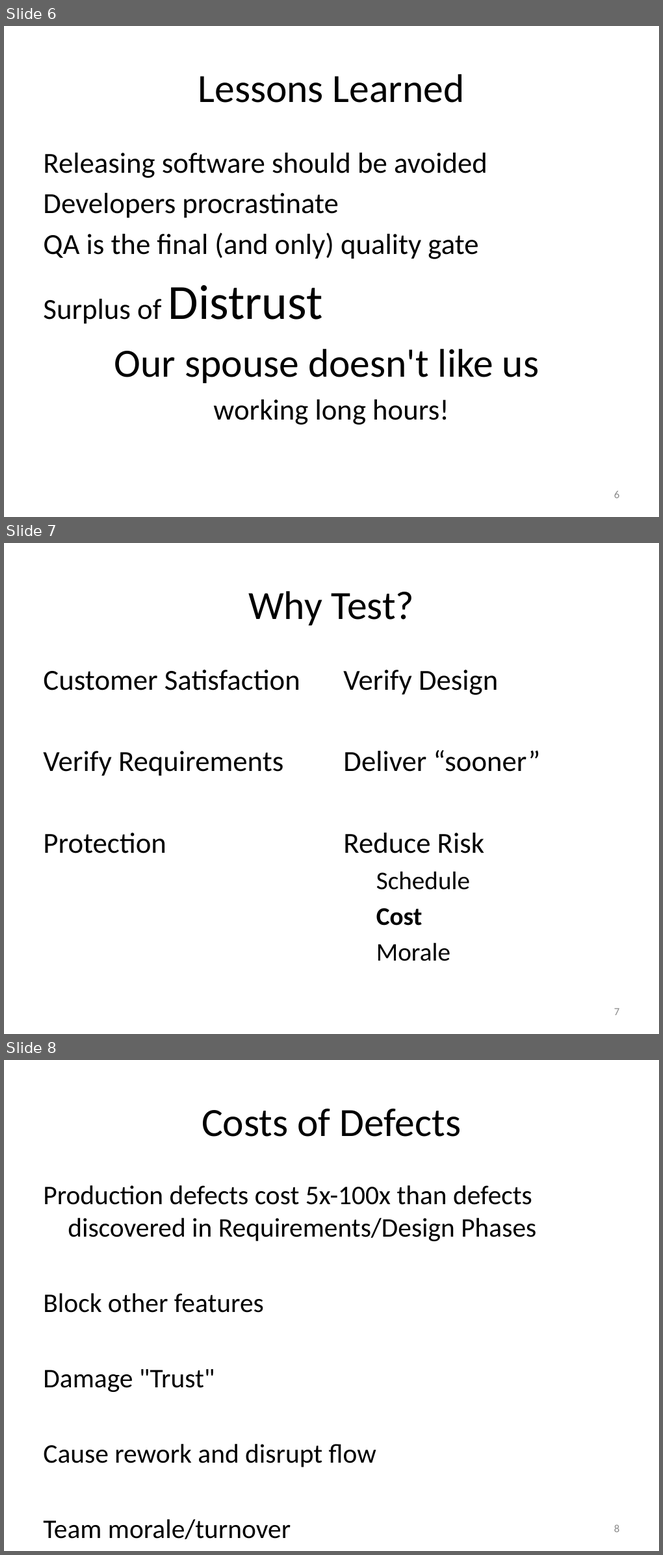
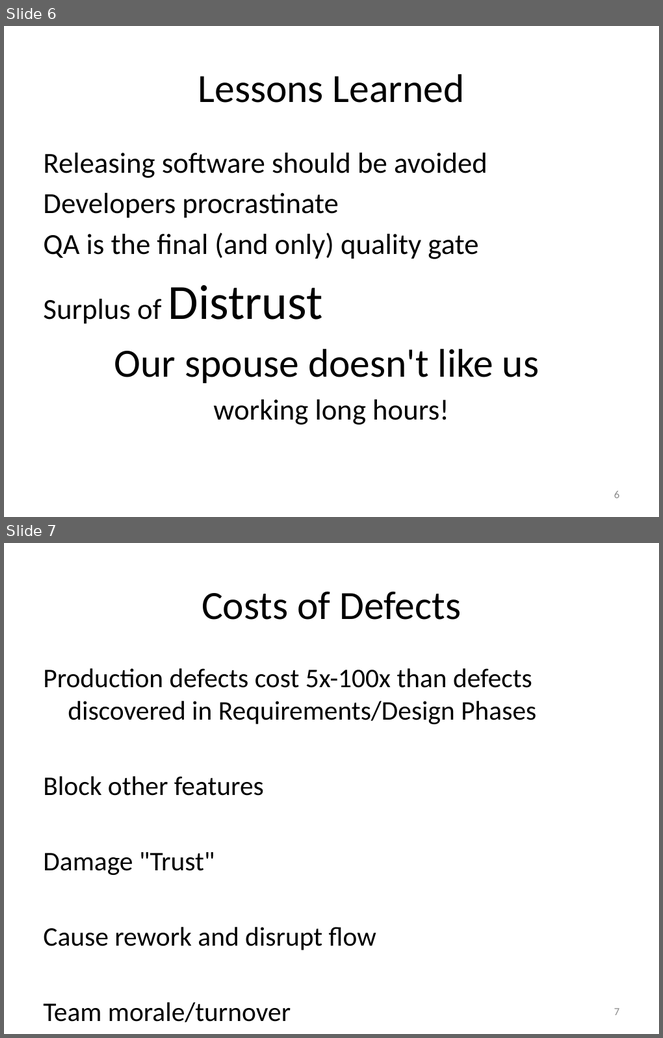
Before and after one commit to timgifford/demos, a slide deck: executable_specification/ExecSpec.pptx. Shown one above the other, each under a label of ours: slides 6, 7 and 8 before the commit, slides 6 and 7 after it. The pictures are 663x1555 and 663x1038 pixels, drawn with LibreOffice and Linux fonts; fonts in the diff are those of the drawing. Boxes give left, top, right and bottom in pixels: in the first picture for what was removed or moved away, otherwise in the second. Text is boxed around its words. In the diff, an @@ line names an element or a change of style, - is before the commit and + after.

```diff
--- a/executable_specification/ExecSpec.pptx
+++ b/executable_specification/ExecSpec.pptx
@@ slide 7 removed at (4,543,659,1034), background #FFFFFF @@
@@ title removed at (248,591,415,626) @@
-Why Test?
@@ text removed at (43,670,300,854) @@
-Customer Satisfaction
-Verify Requirements
-Protection
@@ text removed at (343,670,541,962) @@
-Verify Design
-Deliver “sooner”
-Reduce Risk
-  Schedule
-  Cost
-  Morale
@@ page number removed at (614,1008,620,1016) @@
-7
@@ what was slide 8 is now slide 7 @@
@@ page number at (614,1008,620,1016): text changed @@
-8
+7
```
Also in this commit, not shown: 14 slides changed, 10 slides added, 5 other slides removed, 1 other file.
